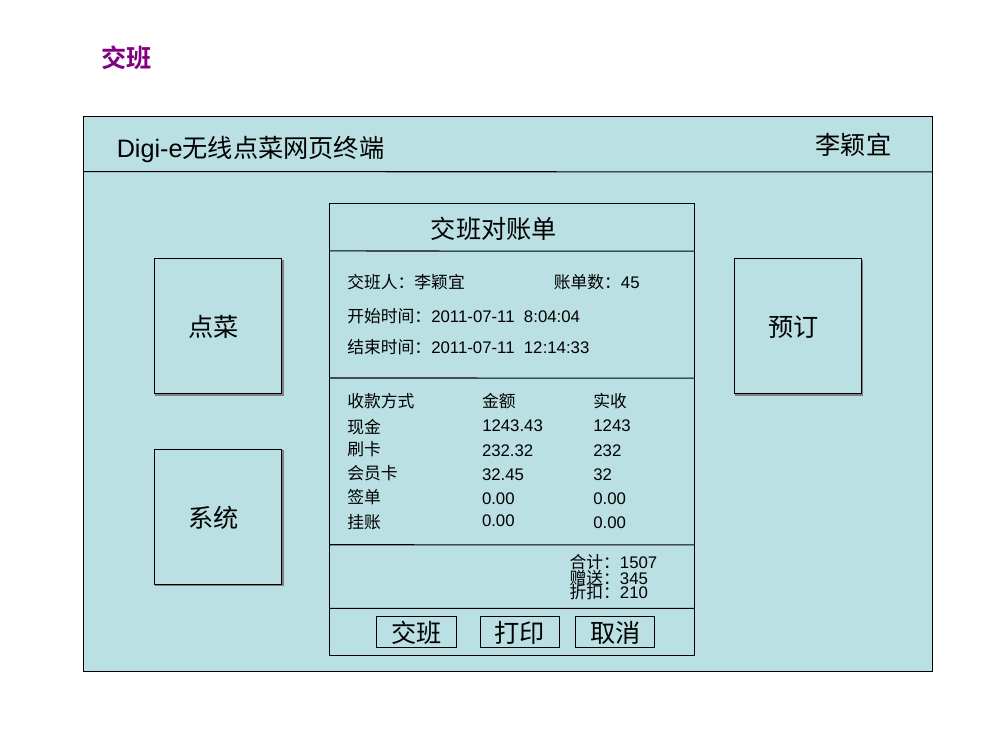
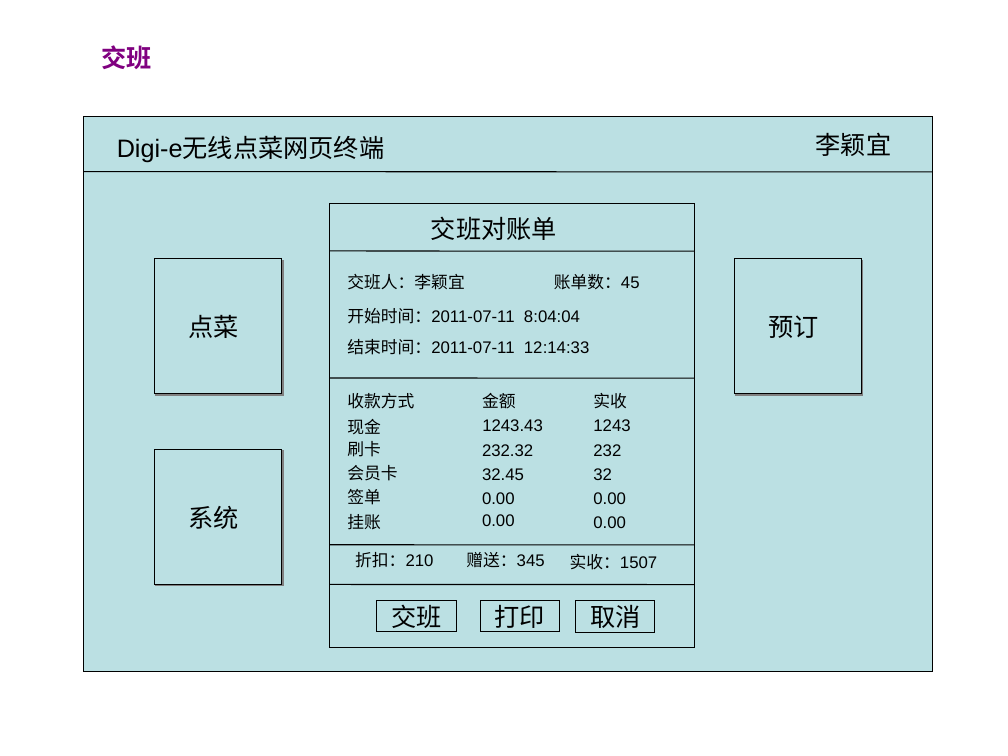
Before and after one commit to runt18/wireless-order-solution, a slide deck: slide 21 of doc/Digi-e网页终端需求.ppt. Drawn at 1008x756 pixels with LibreOffice and Linux fonts; fonts in the diff are those of the drawing. Boxes give left, top, right and bottom in pixels: in the first picture for what was removed or moved away, otherwise in the second. Text is boxed around its words. In the diff, an @@ line names an element or a change of style, - is before the commit and + after.

```diff
--- a/doc/Digi-e网页终端需求.ppt
+++ b/doc/Digi-e网页终端需求.ppt
@@ rectangle resized from (x1=330, y1=204, x2=695, y2=656) to (x1=330, y1=204, x2=695, y2=648) @@
@@ text "折扣：210" moved from (x1=570, y1=581, x2=648, y2=600) to (x1=355, y1=552, x2=433, y2=568) @@
@@ text "赠送：345" rewrapped from (x1=570, y1=567, x2=648, y2=589) to (x1=466, y1=552, x2=544, y2=567) @@
@@ text at (x1=570, y1=554, x2=658, y2=570): text changed @@
-合计：1507
+实收：1507
@@ line moved from (330, 608) - (695, 608) to (330, 585) - (695, 585) @@
@@ 3 rectangles moved together from (x1=377, y1=616, x2=655, y2=648) to (x1=377, y1=600, x2=655, y2=632) @@
```
Also in this commit, not shown: 1 other file.
